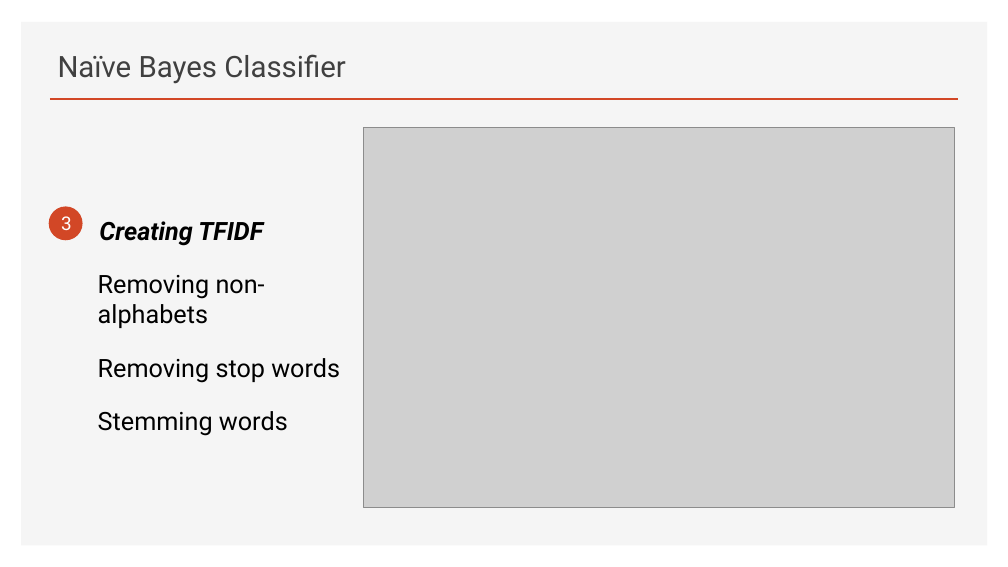
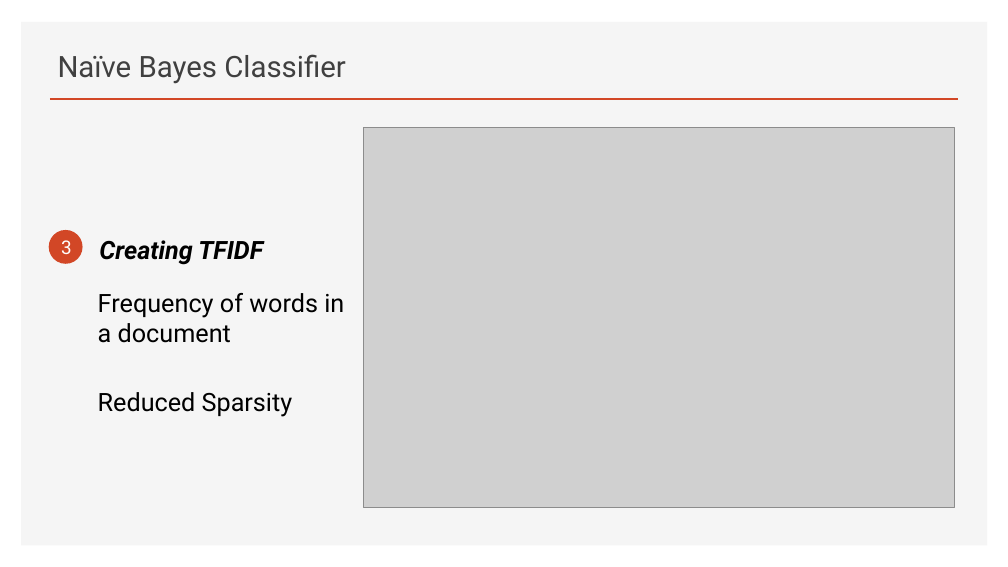
Before and after one commit to NavneetPrakashSingh/natural-python, a slide deck: slide 15 of presentation/P-16.pptx. Drawn at 1008x567 pixels with LibreOffice and Linux fonts; fonts in the diff are those of the drawing; grey boxes stand for pictures; background and template pictures are left out. Boxes give left, top, right and bottom in pixels: in the first picture for what was removed or moved away, otherwise in the second. Text is boxed around its words. In the diff, an @@ line names an element or a change of style, - is before the commit and + after.

Commit message:
Fixed some mistakes

```diff
--- a/presentation/P-16.pptx
+++ b/presentation/P-16.pptx
@@ ellipse "3": place and size @@
-ellipse "3" at (48,206,82,240)
+ellipse "3" at (48,230,82,264)
@@ text at (98,293,344,417): text changed @@
-Removing non-alphabets
-Removing stop words
-Stemming words
+Frequency of words in a document
+Reduced Sparsity
```
